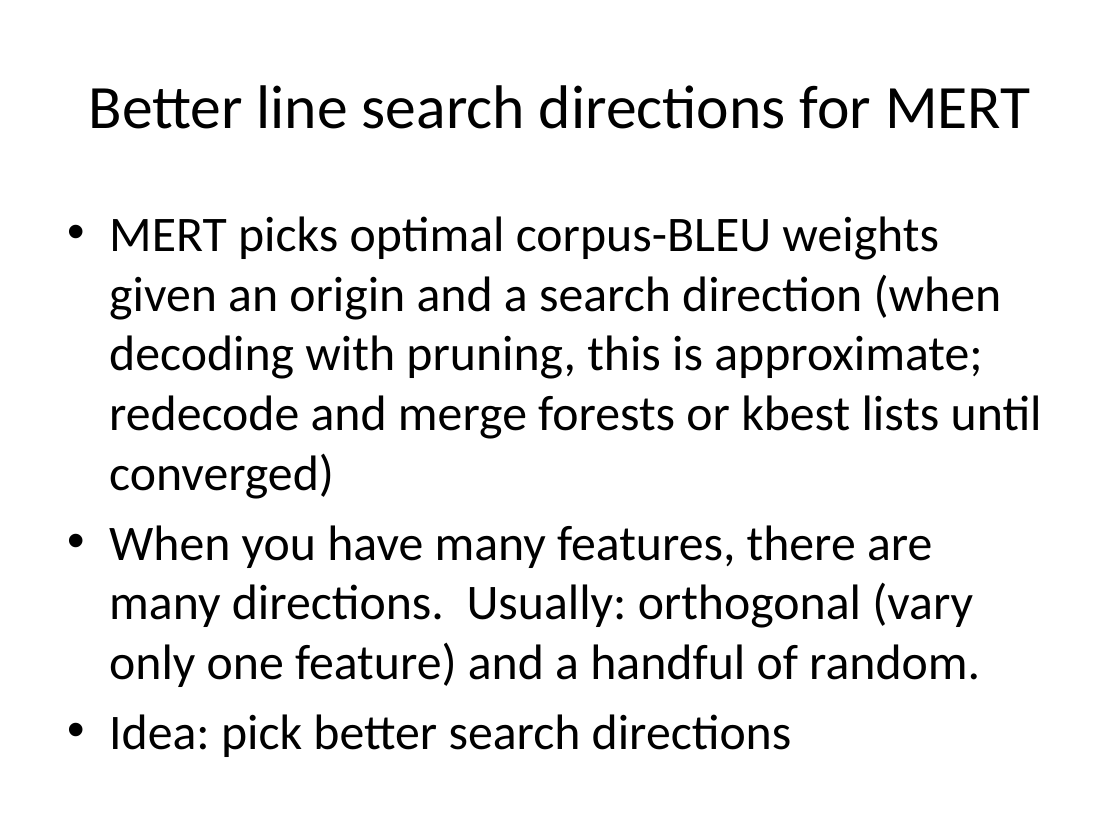
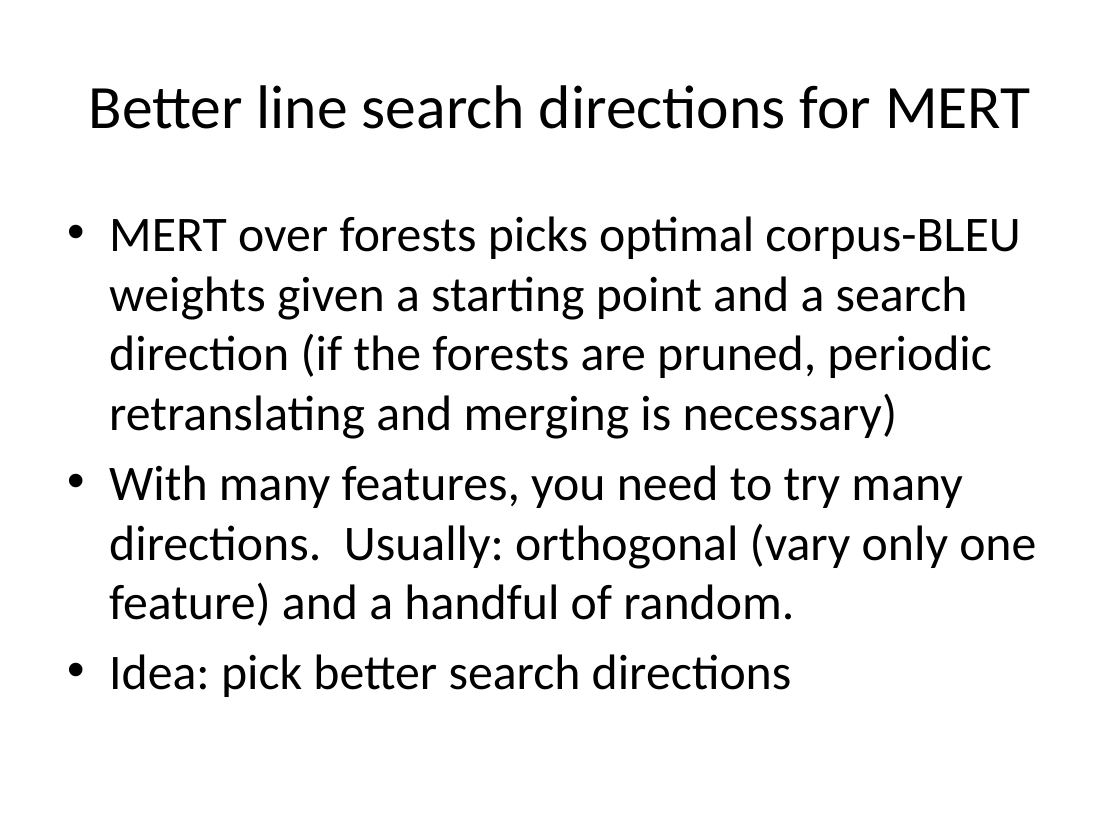
Before and after one commit to redpony/cdec, a slide deck: slide 2 of report/ws10-graehl.pptx. Drawn at 1120x840 pixels with LibreOffice and Linux fonts; fonts in the diff are those of the drawing. Boxes give left, top, right and bottom in pixels: in the first picture for what was removed or moved away, otherwise in the second. Text is boxed around its words. In the diff, an @@ line names an element or a change of style, - is before the commit and + after.

```diff
--- a/report/ws10-graehl.pptx
+++ b/report/ws10-graehl.pptx
@@ text at [109, 216, 1036, 626]: text changed @@
-• MERT picks optimal corpus-BLEU weights given an origin and a search direction (when decoding with pruning, this is approximate; redecode and merge forests or kbest lists until converged)
-• When you have many features, there are many directions. Usually: orthogonal (vary only one feature) and a handful of random.
+• MERT over forests picks optimal corpus-BLEU weights given a starting point and a search direction (if the forests are pruned, periodic retranslating and merging is necessary)
+• With many features, you need to try many directions. Usually: orthogonal (vary only one feature) and a handful of random.
```
Also in this commit, not shown: 6 other slides changed, 2 other files.
